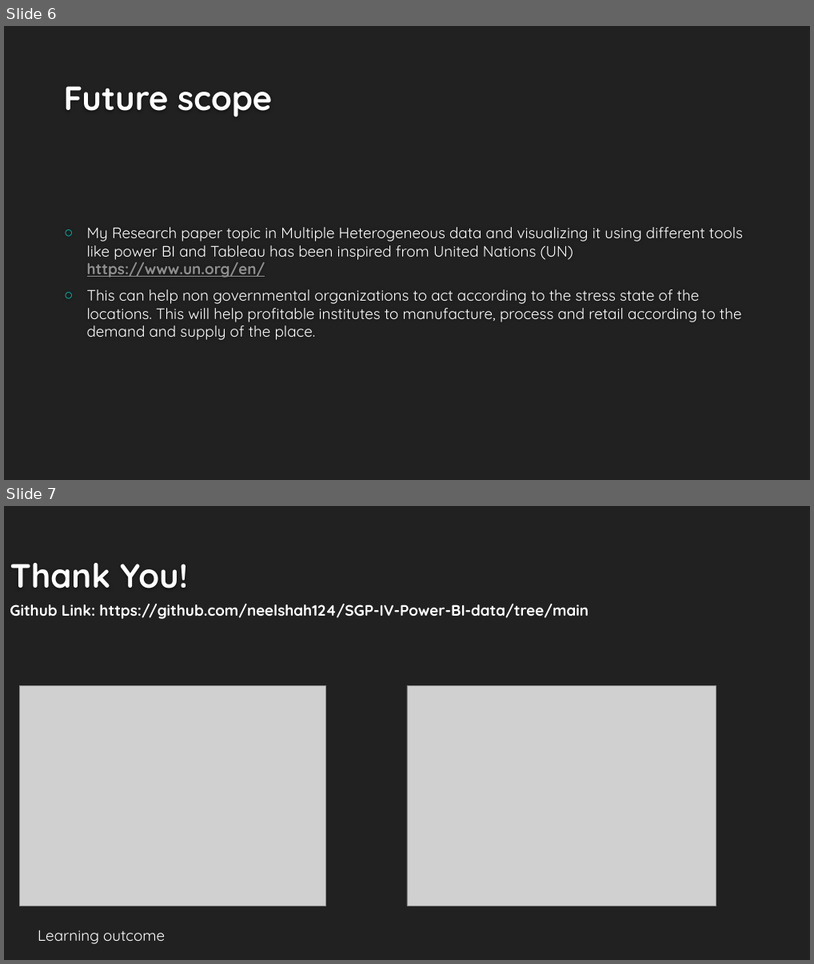
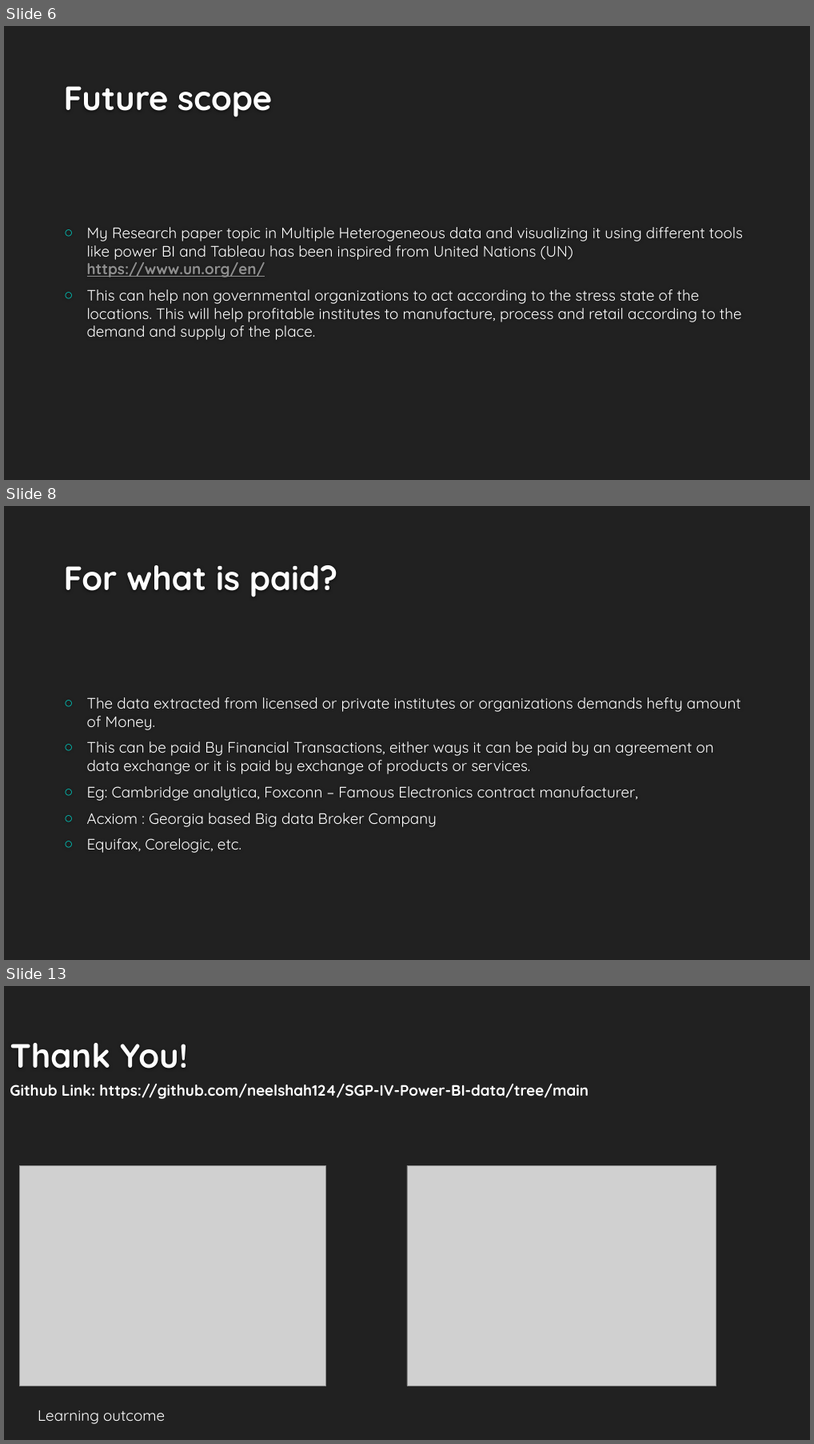
Before and after one commit to neelshah124/SGP-IV-Power-BI-data, a slide deck: Software group Project –IV.pptx. Shown one above the other, each under a label of ours: slides 6 and 7 before the commit, slides 6, 8 and 13 after it; the slides between them are not shown. The pictures are 814x964 and 814x1444 pixels, drawn with LibreOffice and Linux fonts; fonts in the diff are those of the drawing; grey boxes stand for pictures; background and template pictures are left out. Boxes give left, top, right and bottom in pixels: in the first picture for what was removed or moved away, otherwise in the second. Text is boxed around its words. In the diff, an @@ line names an element or a change of style, - is before the commit and + after.

```diff
--- a/Software group Project –IV.pptx
+++ b/Software group Project –IV.pptx
@@ slide 8 added at (4, 506, 810, 960), background #212121 @@
@@ title added at (64, 565, 338, 597), 40 pt, text #FEFEFE, bold @@
+For what is paid?
@@ text added at (87, 697, 742, 852), 18 pt, text #FFFFFF @@
+○ The data extracted from licensed or private institutes or organizations demands hefty amount of Money.
+○ This can be paid By Financial Transactions, either ways it can be paid by an agreement on data exchange or it is paid by exchange of products or services.
+○ Eg: Cambridge analytica, Foxconn – Famous Electronics contract manufacturer,
+○ Acxiom : Georgia based Big data Broker Company
+○ Equifax, Corelogic, etc.
@@ what was slide 7 is now slide 13 @@
```
Also in this commit, not shown: 1 slide changed, 5 other slides added.
